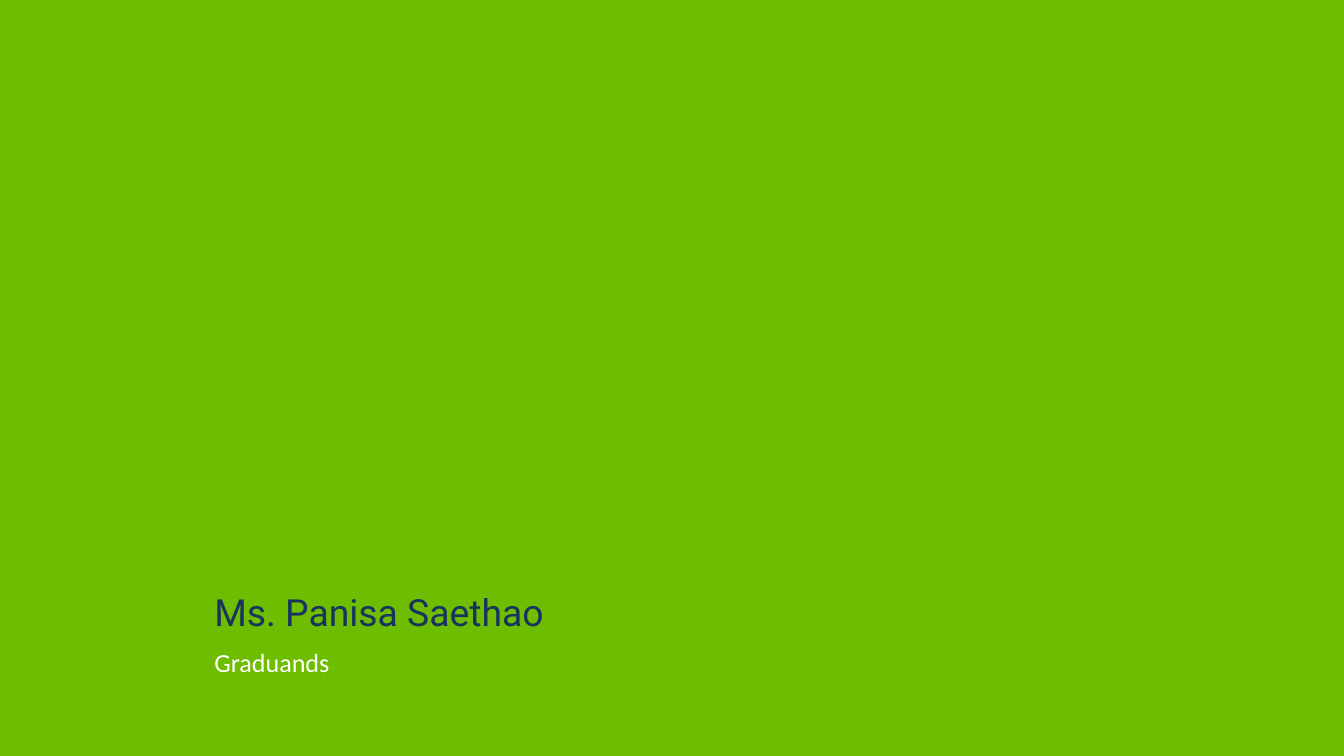
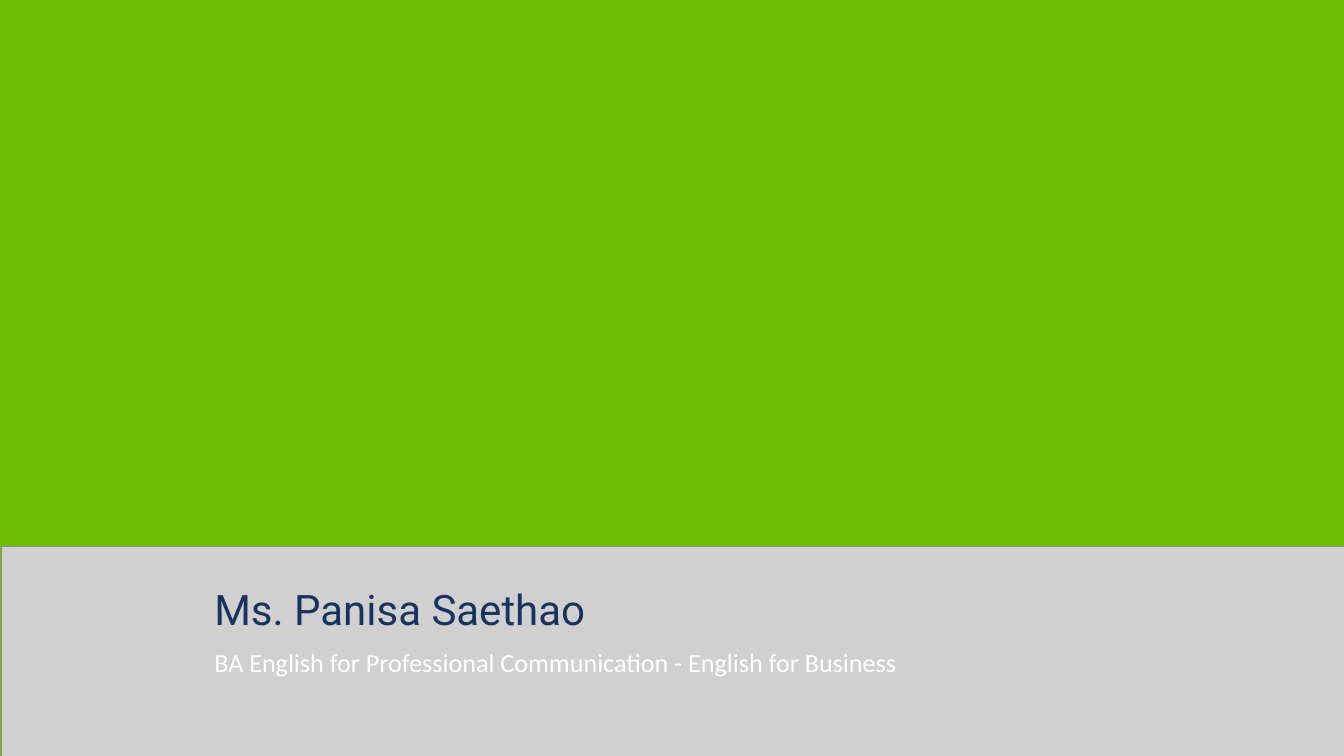
Before and after one commit to p-e-koko/excel_to_lowerthird, a slide deck: slide 27 of lowerthirds.pptx. Drawn at 1344x756 pixels with LibreOffice and Linux fonts; fonts in the diff are those of the drawing; grey boxes stand for pictures; background and template pictures are left out. Boxes give left, top, right and bottom in pixels: in the first picture for what was removed or moved away, otherwise in the second. Text is boxed around its words. In the diff, an @@ line names an element or a change of style, - is before the commit and + after.

```diff
--- a/lowerthirds.pptx
+++ b/lowerthirds.pptx
@@ picture added at (x1=1, y1=546, x2=1344, y2=756) @@
@@ text "Ms. Panisa Saethao" at (x1=214, y1=593, x2=586, y2=626): size 40 to 45 pt @@
@@ text at (x1=214, y1=654, x2=896, y2=676): text changed @@
-Graduands
+BA English for Professional Communication - English for Business
```
Also in this commit, not shown: 202 other slides changed, 2 slides added, 2 slides removed, 3 other files.
